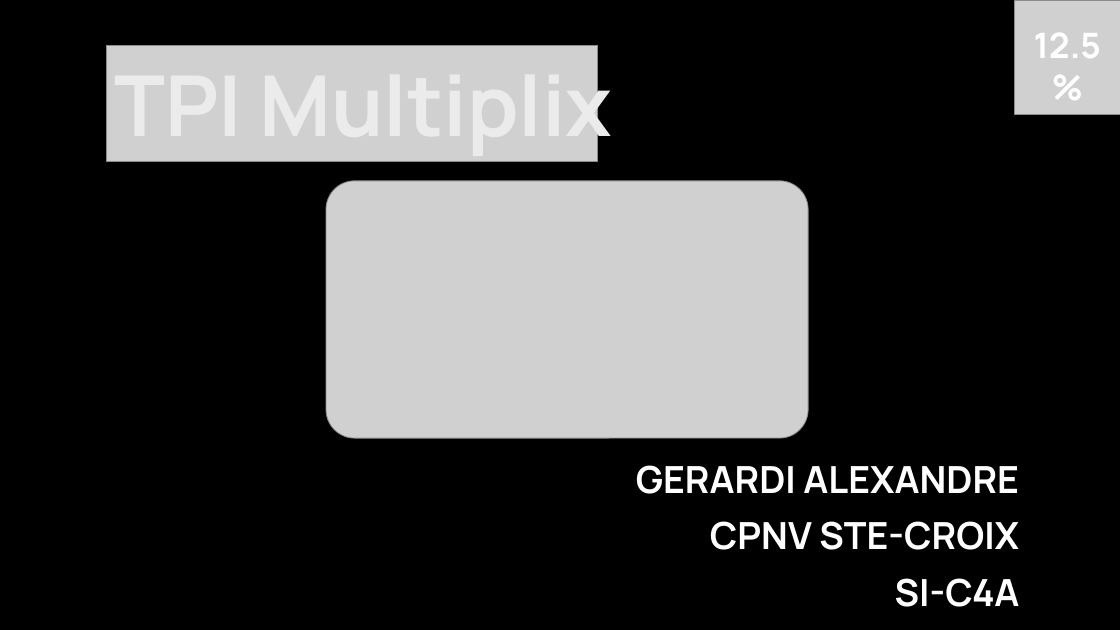
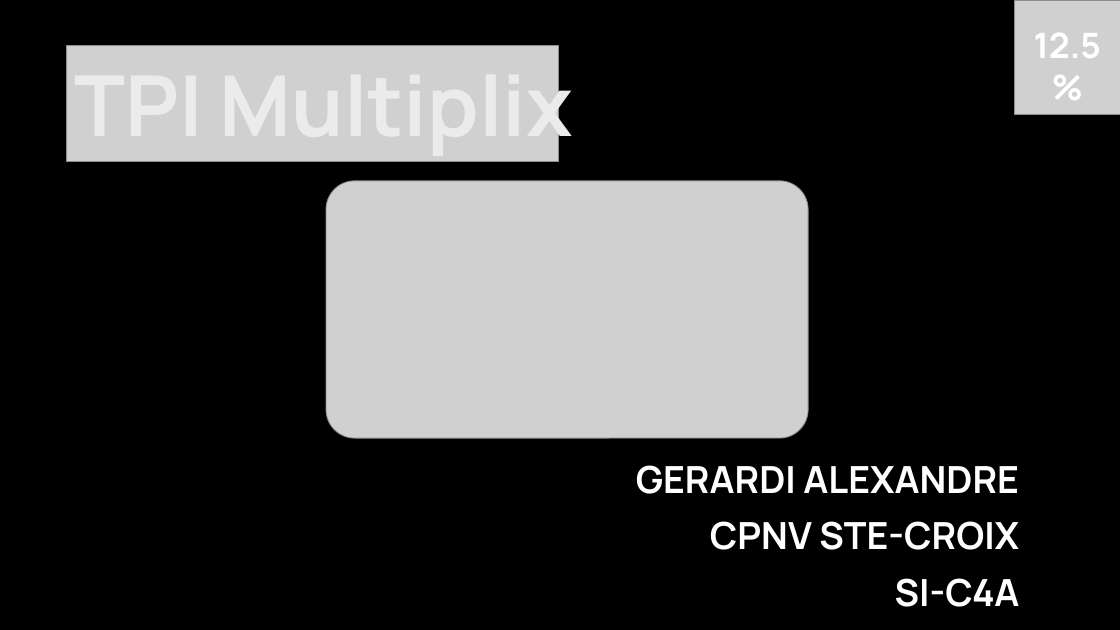
Before and after one commit to Daxank/TPI, a slide deck: slide 1 of TPI_Multiplix_presentation.pptx. Drawn at 1120x630 pixels with LibreOffice and Linux fonts; fonts in the diff are those of the drawing; grey boxes stand for pictures; background and template pictures are left out. Boxes give left, top, right and bottom in pixels: in the first picture for what was removed or moved away, otherwise in the second. Text is boxed around its words. In the diff, an @@ line names an element or a change of style, - is before the commit and + after.

```diff
--- a/TPI_Multiplix_presentation.pptx
+++ b/TPI_Multiplix_presentation.pptx
@@ title "TPI Multiplix": place and size @@
-title "TPI Multiplix" at (114,47,612,162)
+title "TPI Multiplix" at (75,47,573,162)
@@ picture: place and size @@
-picture at (106,45,597,161)
+picture at (66,45,558,161)
```
Also in this commit, not shown: 1 other slide changed.
